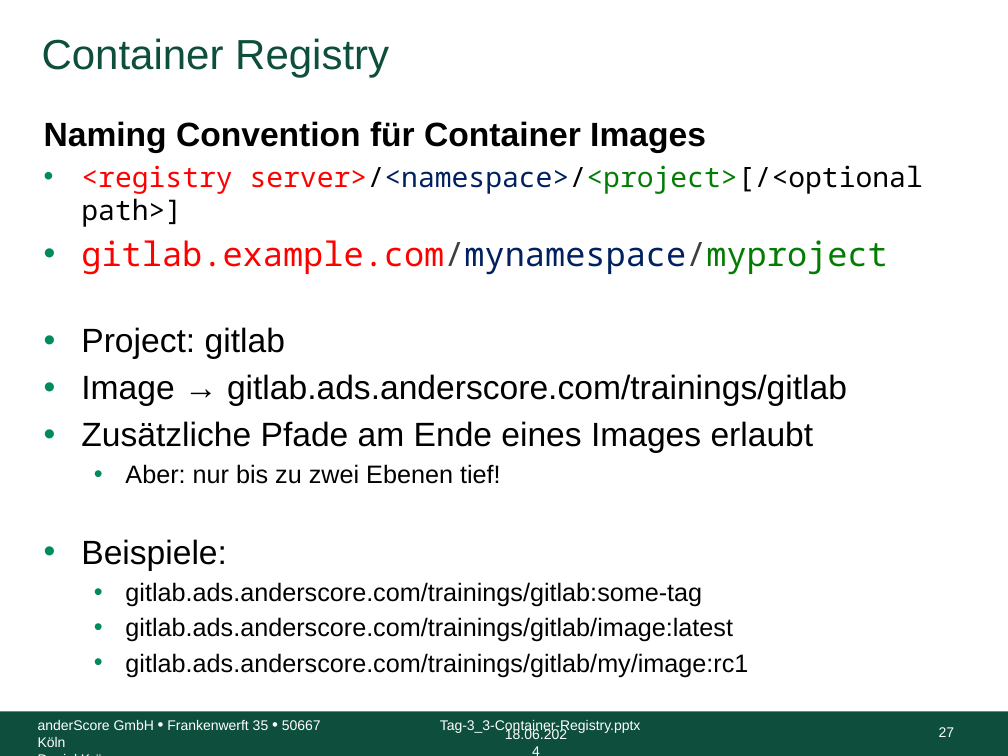
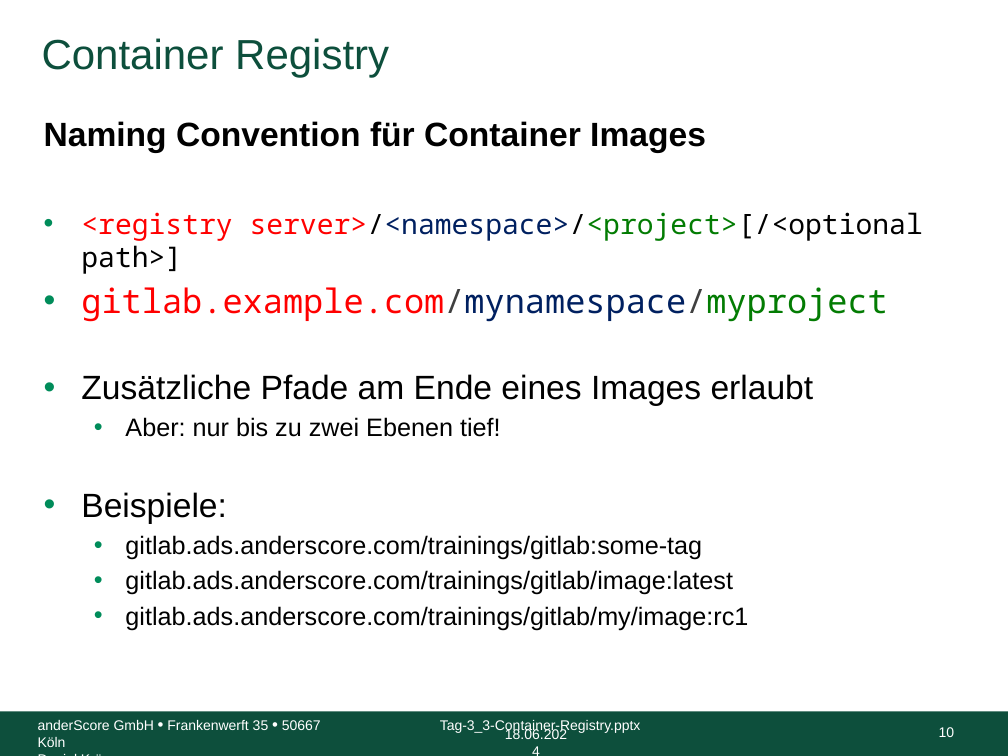
Before and after one commit to anderscore-gmbh/gitlab, a slide deck: slide 10 of slides/Tag-3_3-Container-Registry.pptx (slide 27 before the commit). Drawn at 1008x756 pixels with LibreOffice and Linux fonts; fonts in the diff are those of the drawing; background and template pictures are left out. Boxes give left, top, right and bottom in pixels: in the first picture for what was removed or moved away, otherwise in the second. Text is boxed around its words. In the diff, an @@ line names an element or a change of style, - is before the commit and + after.

```diff
--- a/slides/Tag-3_3-Container-Registry.pptx
+++ b/slides/Tag-3_3-Container-Registry.pptx
@@ text at bbox=[81, 327, 847, 406]: paragraphs removed @@
-• Project: gitlab
-• Image → gitlab.ads.anderscore.com/trainings/gitlab
@@ page number at bbox=[939, 727, 955, 737]: text changed @@
-27
+10
```
Also in this commit, not shown: 9 other slides changed, 3 slides removed, 5 other files.
